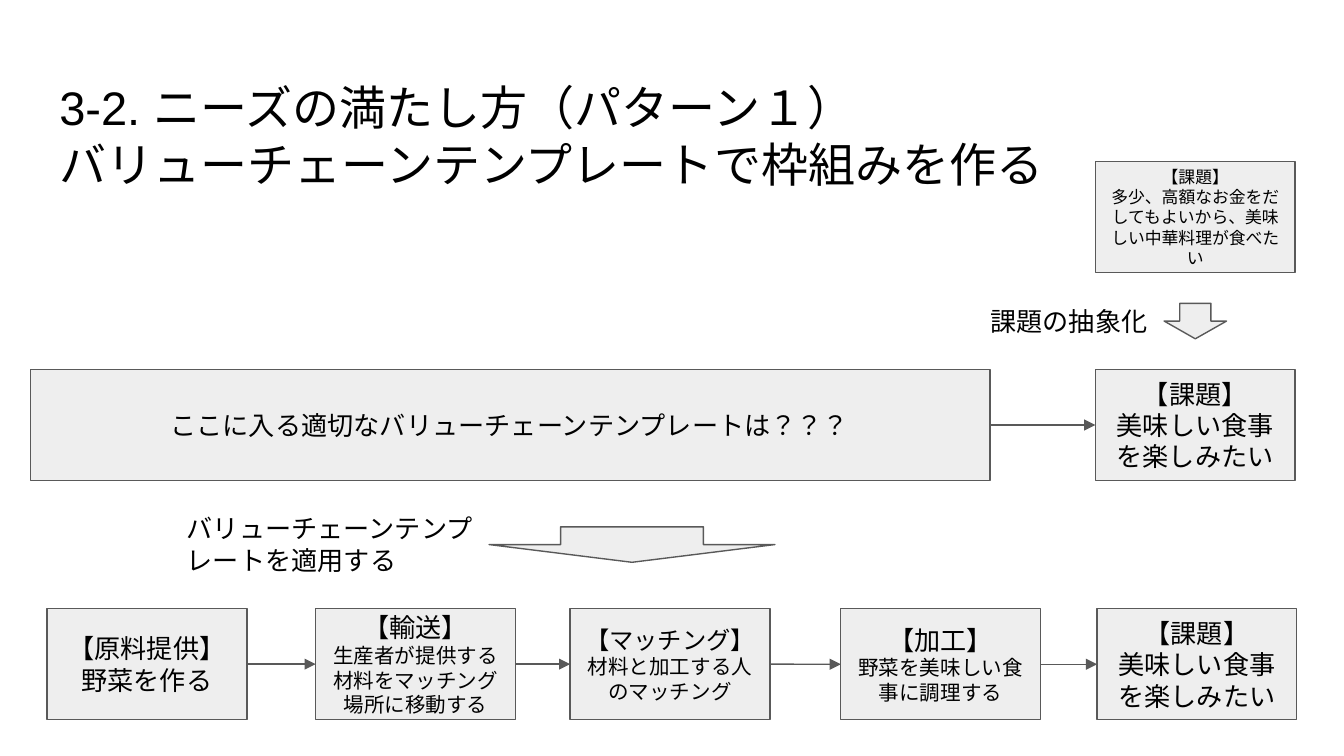
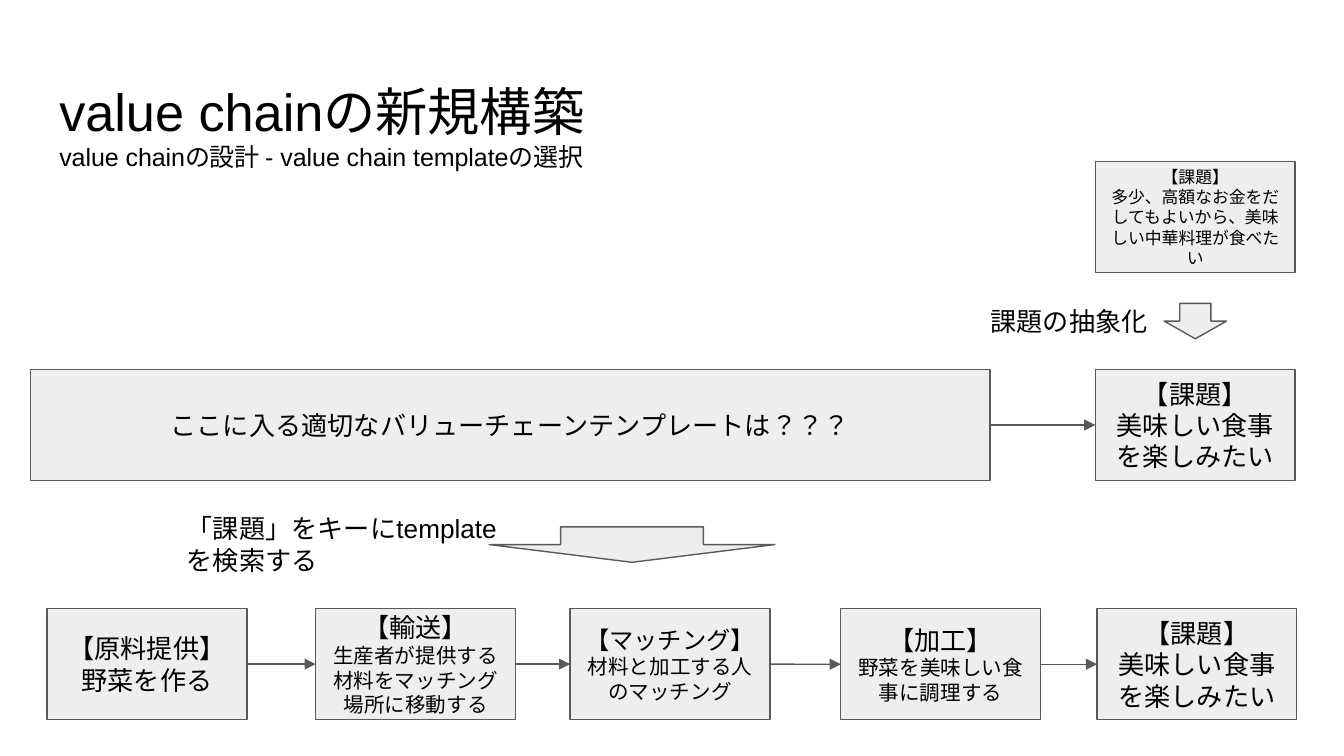
Before and after one commit to urashin/self-organized-value-chain, a slide deck: slide 5 of docs/base-idea/self-organizing-value-chain.pptx (slide 6 before the commit). Drawn at 1344x756 pixels with LibreOffice and Linux fonts; fonts in the diff are those of the drawing. Boxes give left, top, right and bottom in pixels: in the first picture for what was removed or moved away, otherwise in the second. Text is boxed around its words. In the diff, an @@ line names an element or a change of style, - is before the commit and + after.

```diff
--- a/docs/base-idea/self-organizing-value-chain.pptx
+++ b/docs/base-idea/self-organizing-value-chain.pptx
@@ title removed at (59,85,1043,186) @@
-3-2. ニーズの満たし方（パターン１）
-バリューチェーンテンプレートで枠組みを作る
@@ title added at (59,89,585,172), 13.3 pt, text #000000 @@
+value chainの新規構築
+value chainの設計 - value chain templateの選択
@@ text at (187,516,497,546): text changed @@
-バリューチェーンテンプレートを適用する
+「課題」をキーにtemplateを検索する
```
Also in this commit, not shown: 3 other slides changed, 3 slides added, 6 slides removed, 1 other file.
